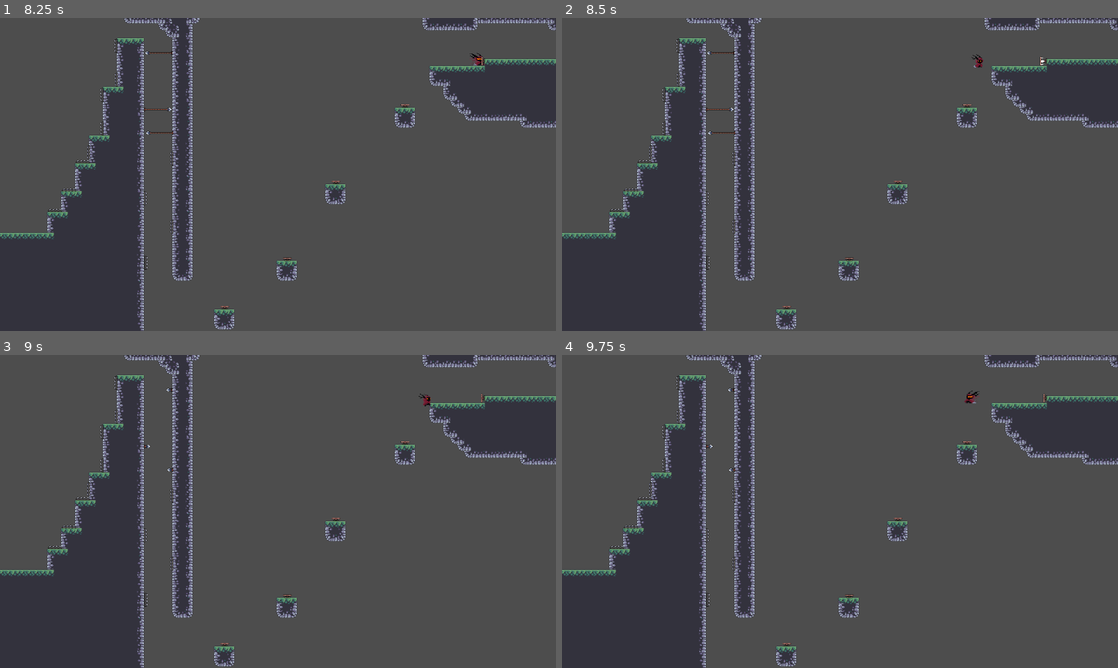
Above: before the commit, frames 1-4 (two rows, left to right).
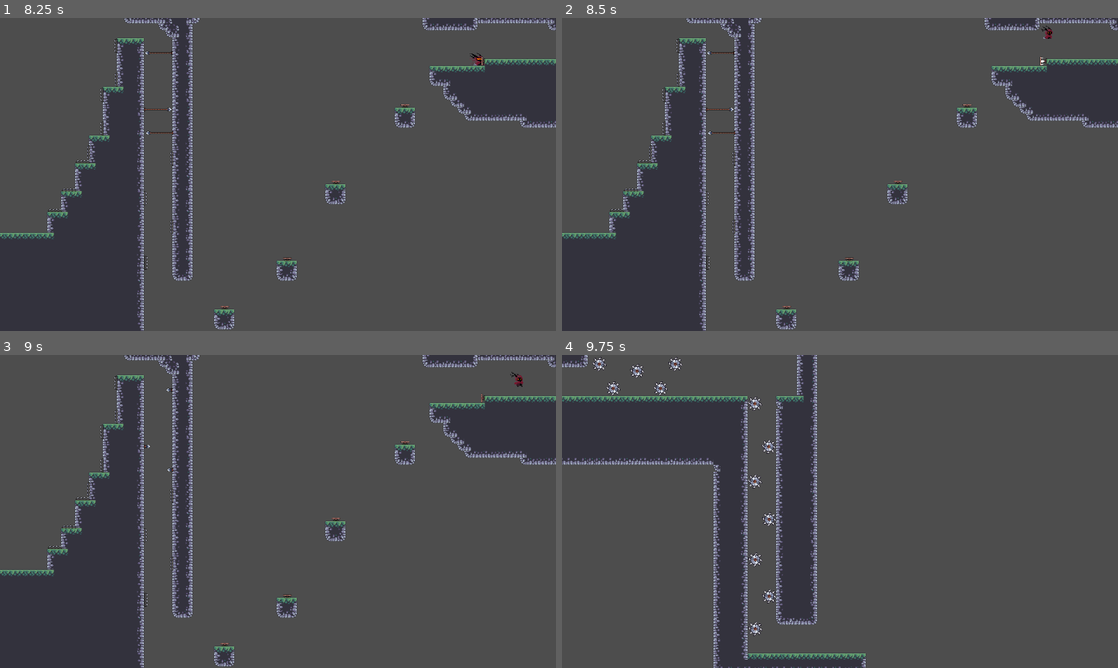
Above: after the commit, the same moments.

Repository: Willienn/gmtk-2025
Game: Godot game, scene res://main.tscn
Same seed, same stepped clock (60 frames per second), same inputs: the game is played once before the commit and once after it.
Inputs:
- Up to frame 1 (8.25 s): hold D (move_right) 0.53-2.03 s; tap Ctrl (dash) every 1.5 s from 0.6 to 8.1 s; tap Space (move_up) at 0.77, 1.52, 3.02, 3.77, 4.52, 6.02, 6.77, 7.52 s; tap Shift (run) every 1.5 s from 1.35 to 7.35 s; hold A (move_left) 2.03-2.78 s; tap Enter at 2.75 s; hold D (move_right) 2.78-4.28 s; hold A (move_left) 4.28-5.03 s; hold D (move_right) 5.03-5.78 s; hold A (move_left) 5.78-7.28 s; hold D (move_right) from 7.28 s (still down)
- Up to frame 2 (8.5 s): keep holding D (move_right)
- Up to frame 3 (9 s): keep holding D (move_right); tap Space (move_up) at 8.75 s; tap Shift (run) at 8.85 s
- Up to frame 4 (9.75 s): tap Space (move_up) at 9.02 s; release D (move_right) at 9.53 s; hold A (move_left) from 9.53 s (still down); tap Ctrl (dash) at 9.6 s

Frame 1 is identical in both runs. In frame 2, less than 0.1% of the frame differs, in the area x 73-89%, y 2-16%; in frame 3, 0.1%; in frame 4, 35%, in the area x 0-100%, y 0-100%.

Commit message:
refactor(main): improve jumper

Diff:
--- a/Levels/level_one.tscn
+++ b/Levels/level_one.tscn
@@ -81,12 +81,30 @@
 
 [node name="Jumper" parent="Traps" instance=ExtResource("3_pvy0h")]
 position = Vector2(182.5, 590)
+impulse_directions = {
+"DOWN": 1,
+"LEFT": 2,
+"RIGHT": 3,
+"UP": 0
+}
 
 [node name="Jumper2" parent="Traps" instance=ExtResource("3_pvy0h")]
 position = Vector2(374, 494)
+impulse_directions = {
+"DOWN": 1,
+"LEFT": 2,
+"RIGHT": 3,
+"UP": 0
+}
 
 [node name="Jumper3" parent="Traps" instance=ExtResource("3_pvy0h")]
 position = Vector2(535, 606)
+impulse_directions = {
+"DOWN": 1,
+"LEFT": 2,
+"RIGHT": 3,
+"UP": 0
+}
 
 [node name="Spike" parent="Traps" instance=ExtResource("3_om7uc")]
 position = Vector2(968, 420)
@@ -122,20 +140,49 @@
 
 [node name="Jumper4" parent="Traps" instance=ExtResource("3_pvy0h")]
 position = Vector2(1798, 670)
+impulse_directions = {
+"DOWN": 1,
+"LEFT": 2,
+"RIGHT": 3,
+"UP": 0
+}
 
 [node name="Jumper5" parent="Traps" instance=ExtResource("3_pvy0h")]
 position = Vector2(1942, 559)
+impulse_directions = {
+"DOWN": 1,
+"LEFT": 2,
+"RIGHT": 3,
+"UP": 0
+}
 
 [node name="Jumper6" parent="Traps" instance=ExtResource("3_pvy0h")]
 position = Vector2(2054, 382)
+impulse_directions = {
+"DOWN": 1,
+"LEFT": 2,
+"RIGHT": 3,
+"UP": 0
+}
 
 [node name="Jumper7" parent="Traps" instance=ExtResource("3_pvy0h")]
 position = Vector2(2213, 206)
+impulse_directions = {
+"DOWN": 1,
+"LEFT": 2,
+"RIGHT": 3,
+"UP": 0
+}
 
 [node name="Jumper8" parent="Traps" instance=ExtResource("3_pvy0h")]
 position = Vector2(2396, 99)
 rotation = -1.57079
-direction = 2
+impulse_directions = {
+"DOWN": 1,
+"LEFT": 2,
+"RIGHT": 3,
+"UP": 0
+}
 
 [node name="Suriken" parent="." instance=ExtResource("8_whtlt")]
 position = Vector2(2678, 77)
--- a/World Objects/Traps/jumper.gd
+++ b/World Objects/Traps/jumper.gd
@@ -7,16 +7,16 @@
 @onready var animated_sprite: AnimatedSprite2D = $"Animated Sprite"
 @onready var hitbox: CollisionShape2D = $CollisionShape2D
 
-enum impulse_directions { UP, DOWN, LEFT, RIGHT }
+enum direction { UP, DOWN, LEFT, RIGHT }
 
 const IMPULSE_VECTORS := {
-	impulse_directions.UP: Vector2(0, -1),
-	impulse_directions.DOWN: Vector2(0, 1),
-	impulse_directions.LEFT: Vector2(-1, 0),
-	impulse_directions.RIGHT: Vector2(1, 0),
+	direction.UP: Vector2.UP,
+	direction.DOWN: Vector2.DOWN,
+	direction.LEFT: Vector2.LEFT,
+	direction.RIGHT: Vector2.RIGHT,
 }
 
-@export var direction := impulse_directions.UP
+@export var impulse_directions := direction.UP
 
 
 func _ready() -> void:
@@ -36,7 +36,7 @@
 
 func _process(delta: float) -> void:
 	if should_impulse and animated_sprite.frame == 1 and target_body:
-		var dir: Vector2 = IMPULSE_VECTORS[direction]
+		var dir: Vector2 = IMPULSE_VECTORS[impulse_directions]
 
 		# você pode ajustar a força separadamente para X e Y
 		if dir.y != 0:
